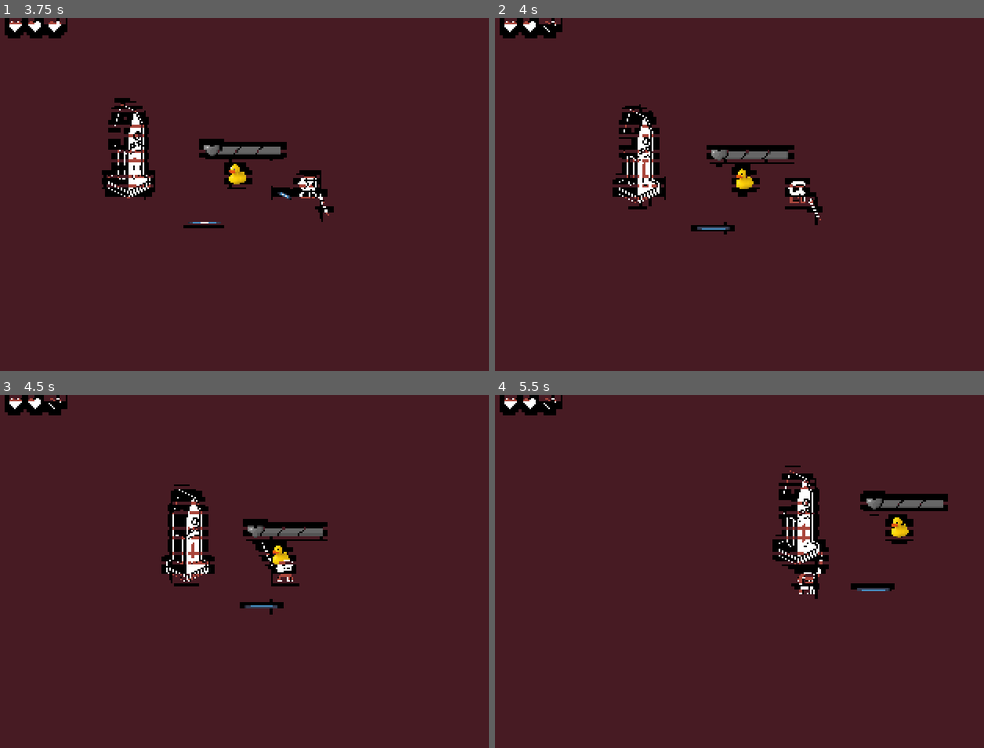
Above: before the commit, frames 1-4 (two rows, left to right).
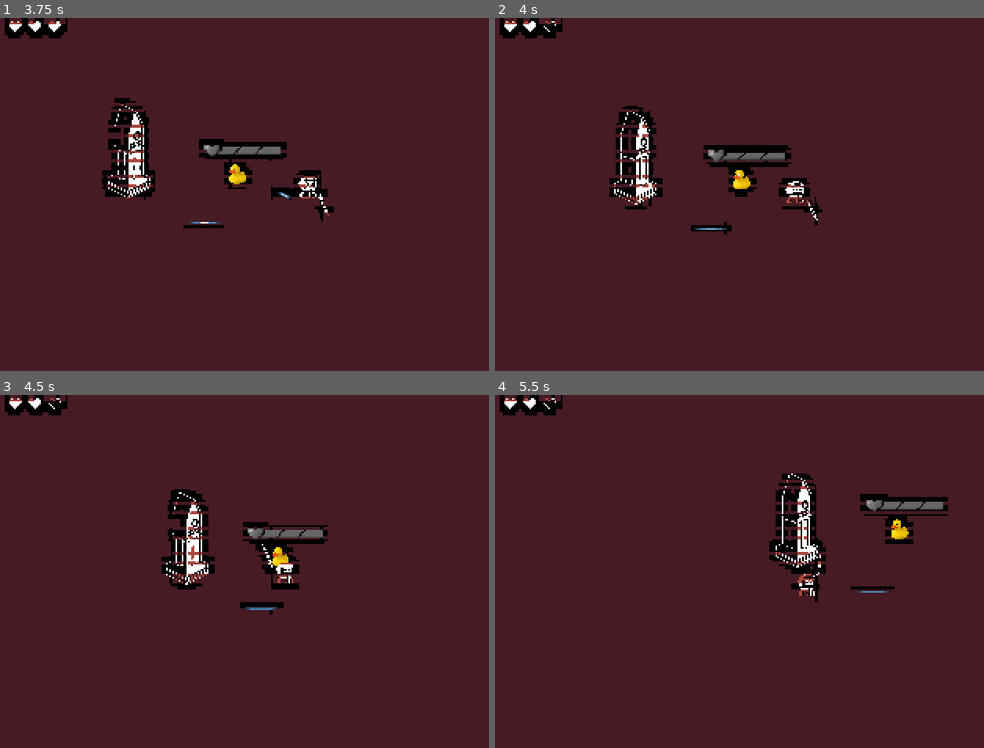
Above: after the commit, the same moments.

Repository: arrowira/shrine2Cjam
Game: Godot game, scene res://Scenes/main.tscn
The game is run twice, just before and just after one commit, with the same random seed, the same clock (stepped at 60 frames per second) and the same inputs. The engine's default icon, where the game draws it, is replaced by a stand-in: a white triangle on a blue panel in a dark square.
Inputs (mouse positions are in pixels of both pictures, inside the frame that each line leads up to):
- Up to frame 1 (3.75 s): tap Enter at 0.5 s; move the mouse to (449, 176) at 0.52 s; hold Right (right) 0.53-1.28 s; click (449, 176) at 0.6 s; move the mouse to (185, 212) at 1.27 s; hold Down (down) 1.28-2.03 s; right-click (185, 212) at 1.35 s; move the mouse to (376, 116) at 2.02 s; hold Right (right) 2.03-2.78 s; tap Space (dash) at 2.1 s; move the mouse to (283, 265) at 2.77 s; hold Up (up) 2.78-3.53 s; click (283, 265) at 2.85 s; move the mouse to (outside the picture) at 3.52 s; hold Left (left) from 3.53 s (still down); right-click (outside the picture) at 3.6 s
- Up to frame 2 (4 s): keep holding Left (left)
- Up to frame 3 (4.5 s): keep holding Left (left); move the mouse to (127, 518) at 4.27 s; tap Space (dash) at 4.35 s
- Up to frame 4 (5.5 s): move the mouse to (842, 571) at 5.02 s; release Left (left) at 5.03 s; hold Down (down) from 5.03 s (still down); click (842, 571) at 5.1 s

Frame 1 is identical in both runs. In frame 2, 1.8% of the frame differs, in the area x 23-67%, y 24-61%; in frame 3, 1.4%; in frame 4, 1.7%.

Commit message:
cam shake

Diff:
--- a/shrine-jam/Scenes/player.tscn
+++ b/shrine-jam/Scenes/player.tscn
@@ -43,7 +43,9 @@
 position_smoothing_enabled = true
 script = ExtResource("3_6t5aa")
 
-[node name="Shaker" type="AnimationPlayer" parent="Camera2D" unique_id=11611825]
+[node name="ShakeTimer" type="Timer" parent="Camera2D" unique_id=373764783]
+wait_time = 0.05
+one_shot = true
 
 [node name="SwordPivot" type="Node2D" parent="." unique_id=1820556017]
 script = ExtResource("4_vgqql")
@@ -91,6 +93,7 @@
 position = Vector2(4, -5)
 shape = SubResource("RectangleShape2D_rgcy0")
 
+[connection signal="timeout" from="Camera2D/ShakeTimer" to="Camera2D" method="_on_shake_timer_timeout"]
 [connection signal="area_entered" from="SwordPivot/SwingPivot/SwordHurtBox" to="SwordPivot" method="_on_sword_hurt_box_area_entered"]
 [connection signal="timeout" from="SwordPivot/ComboTimer" to="SwordPivot" method="_on_combo_timer_timeout"]
 [connection signal="timeout" from="SwordPivot/ReturnTimer" to="SwordPivot" method="_on_return_timer_timeout"]
--- a/shrine-jam/scripts/CameraBehaviour.gd
+++ b/shrine-jam/scripts/CameraBehaviour.gd
@@ -6,6 +6,8 @@
 
 var playerSpeed = 0
 var maxNaturalSpeed = 400.0
+var shakes = 0
+var strength
 @onready var effectStrength = 0.01
 
 func _process(delta: float) -> void:
@@ -14,3 +16,17 @@
 func _physics_process(delta: float) -> void:
 	var zoomMod = maxNaturalSpeed/(playerSpeed*effectStrength + maxNaturalSpeed)
 	zoom = Vector2(1,1) * clampf(defaultFOV * zoomMod + 0.01, 0,defaultFOV)
+
+func shake(s, str):
+	shakes = s
+	strength = str
+	$ShakeTimer.start()
+
+func _on_shake_timer_timeout() -> void:
+	print("shake")
+	strength -= strength*0.1
+	offset.x = strength*randf_range(-1,1)
+	offset.y = strength*randf_range(-1,1)
+	if shakes!=0:
+		shakes-=1
+		$ShakeTimer.start()
--- a/shrine-jam/scripts/player.gd
+++ b/shrine-jam/scripts/player.gd
@@ -45,9 +45,11 @@
 func _on_player_hit_box_area_entered(area: Area2D) -> void:
 	if area.name == "ProjectileHurtBox":
 		if $SwordPivot.isParrying:
+			$Camera2D.shake(5,5)
 			area.get_parent().parried = true
 			area.get_parent().speed *= 3
 			area.get_parent().rotation = atan2(get_global_mouse_position().y-global_position.y,get_global_mouse_position().x-global_position.x)
 		else:
+			$Camera2D.shake(5,20)
 			get_parent().takeDamage()
 			area.get_parent().queue_free()
